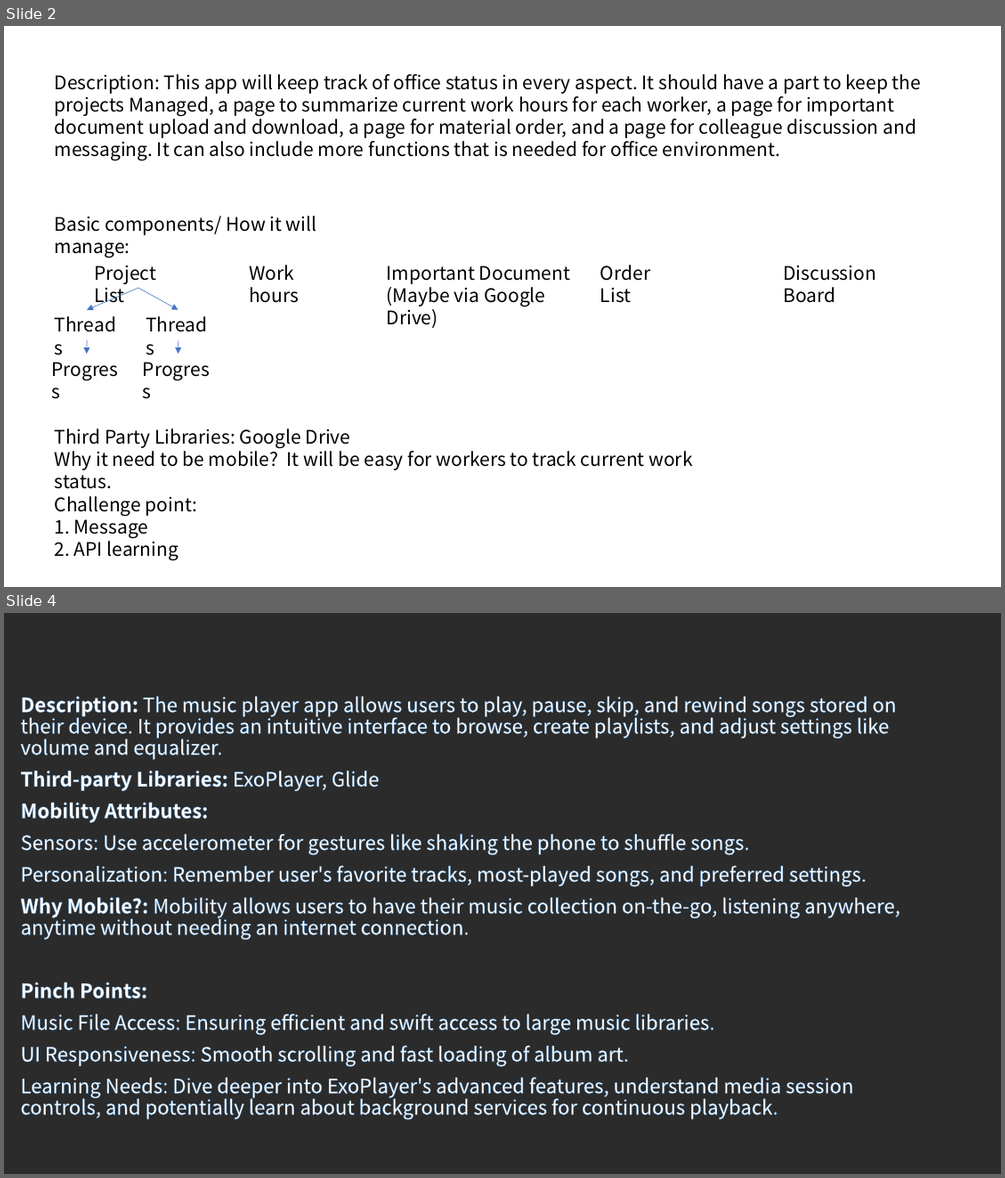
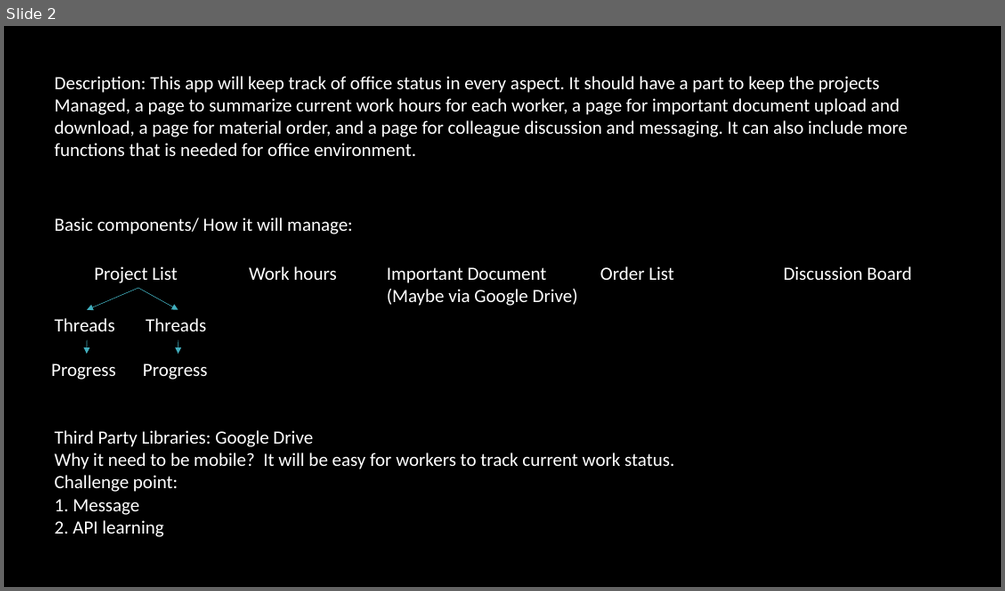
Before and after one commit to csc0007/CS501_GroupWork, a slide deck: Homework4/Question6/Initial_Project_Ideas.pptx. Shown one above the other, each under a label of ours: slides 2 and 4 before the commit, slide 2 after it; the slides between them are not shown. The pictures are 1005x1178 and 1005x591 pixels, drawn with LibreOffice and Linux fonts; fonts in the diff are those of the drawing; background and template pictures are left out; a plain dark background stands for a picture behind light text. Boxes give left, top, right and bottom in pixels: in the first picture for what was removed or moved away, otherwise in the second. Text is boxed around its words. In the diff, an @@ line names an element or a change of style, - is before the commit and + after.

```diff
--- a/Homework4/Question6/Initial_Project_Ideas.pptx
+++ b/Homework4/Question6/Initial_Project_Ideas.pptx
@@ slide 4 removed at <box>4,613,1001,1174</box>, background picture (left out) @@
@@ text removed at <box>21,696,900,1119</box> @@
-Description: The music player app allows users to play, pause, skip, and rewind songs stored on their device. It provides an intuitive interface to browse, create playlists, and adjust settings like volume and equalizer.
-Third-party Libraries: ExoPlayer, Glide
-Mobility Attributes:
-Sensors: Use accelerometer for gestures like shaking the phone to shuffle songs.
-Personalization: Remember user's favorite tracks, most-played songs, and preferred settings.
-Why Mobile?: Mobility allows users to have their music collection on-the-go, listening anywhere, anytime without needing an internet connection.
-Pinch Points:
-Music File Access: Ensuring efficient and swift access to large music libraries.
-UI Responsiveness: Smooth scrolling and fast loading of album art.
-Learning Needs: Dive deeper into ExoPlayer's advanced features, understand media session controls, and potentially learn about background services for continuous playback.
@@ slide 2 changed as well @@
@@ background #FFFFFF to picture (left out) @@
@@ font Noto Sans CJK SC to Calibri, text colour #000000 to #FFFFFF in 12 elements at <box>94,266,178,283</box>, <box>55,318,115,331</box>, <box>146,318,206,331</box>, <box>51,363,116,379</box>, <box>143,363,208,379</box>, <box>249,266,336,280</box>, <box>600,266,674,280</box>, <box>784,266,912,280</box>, <box>55,430,674,537</box>, <box>55,217,353,234</box>, <box>387,267,578,305</box>, <box>55,76,907,156</box> @@
@@ arrow (138, 288) - (87, 309): stroke #4472C4 0.5 pt to #41AEBD 0.5 pt @@
@@ arrow (138, 288) - (178, 309): stroke #4472C4 0.5 pt to #41AEBD 0.5 pt @@
@@ arrow (87, 340) - (87, 354): stroke #4472C4 0.5 pt to #41AEBD 0.5 pt @@
@@ arrow (178, 340) - (178, 354): stroke #4472C4 0.5 pt to #41AEBD 0.5 pt @@
```
Also in this commit, not shown: 3 other slides changed, 2 slides added, 1 other slide removed, 2 other files.
